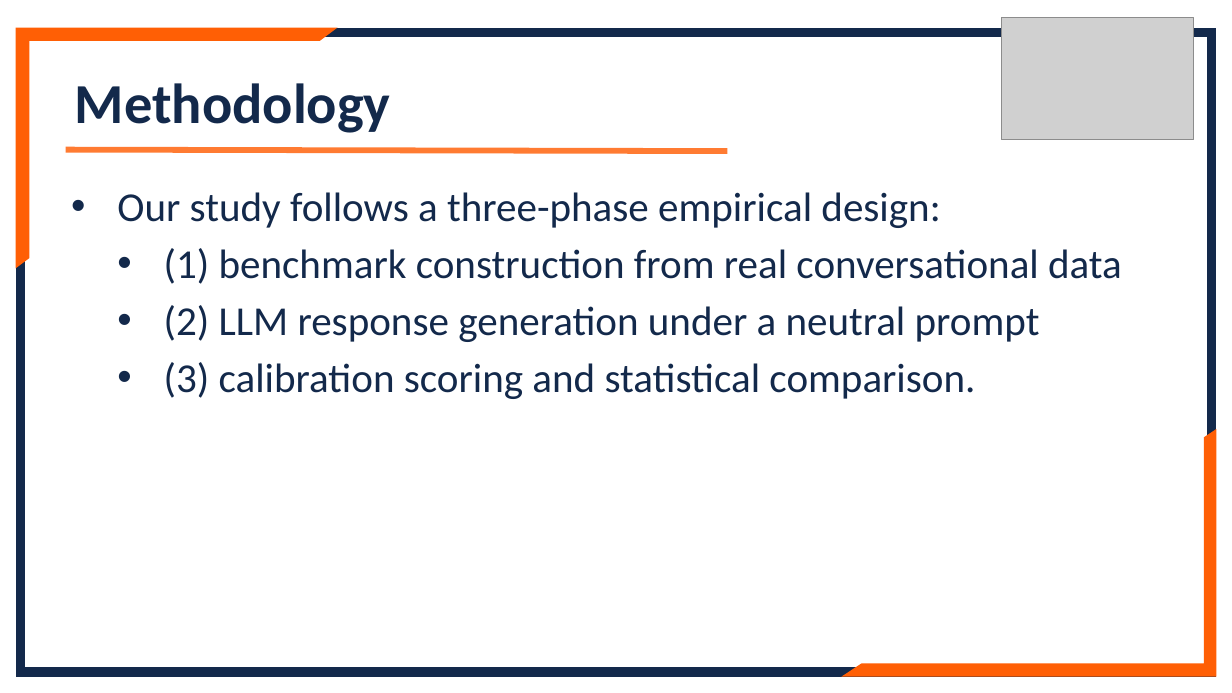
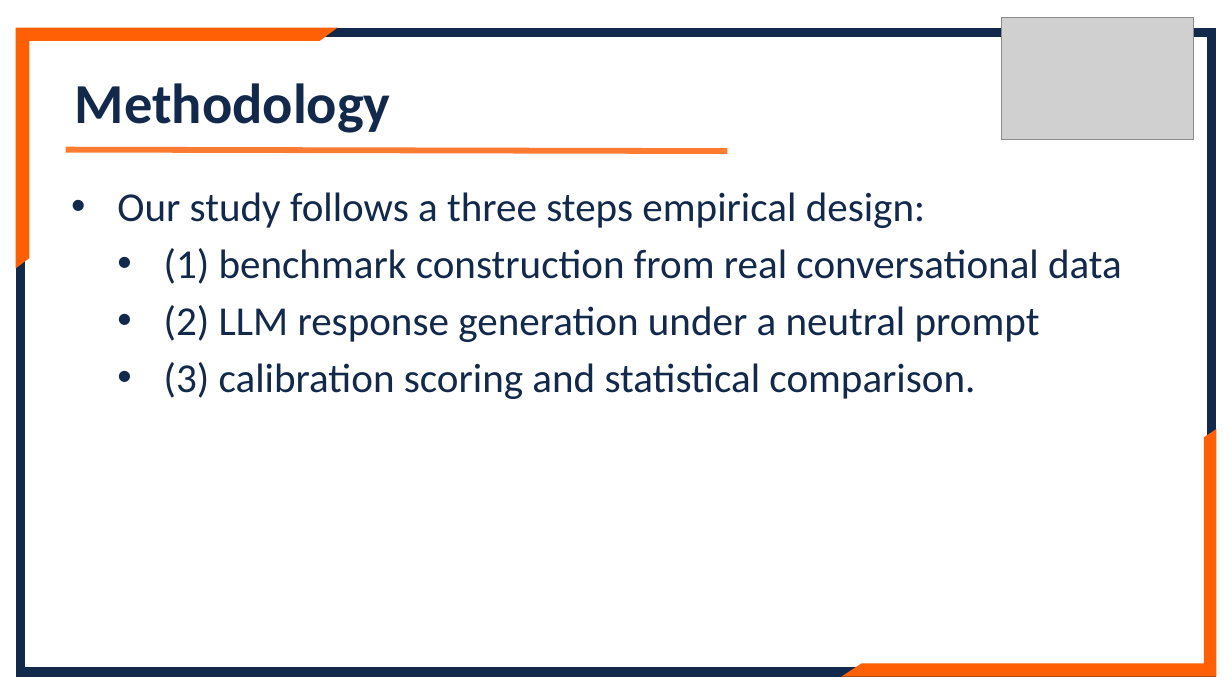
Before and after one commit to lennylin1998/ecs-llm, a slide deck: slide 6 of src/Files/Final_ppt.pptx (slide 7 before the commit). Drawn at 1232x693 pixels with LibreOffice and Linux fonts; fonts in the diff are those of the drawing; grey boxes stand for pictures. Boxes give left, top, right and bottom in pixels: in the first picture for what was removed or moved away, otherwise in the second. Text is boxed around its words. In the diff, an @@ line names an element or a change of style, - is before the commit and + after.

```diff
--- a/src/Files/Final_ppt.pptx
+++ b/src/Files/Final_ppt.pptx
@@ text at [117,192,925,228]: text changed @@
-• Our study follows a three-phase empirical design:
+• Our study follows a three steps empirical design:
```
Also in this commit, not shown: 4 other slides changed, 1 slide removed.
